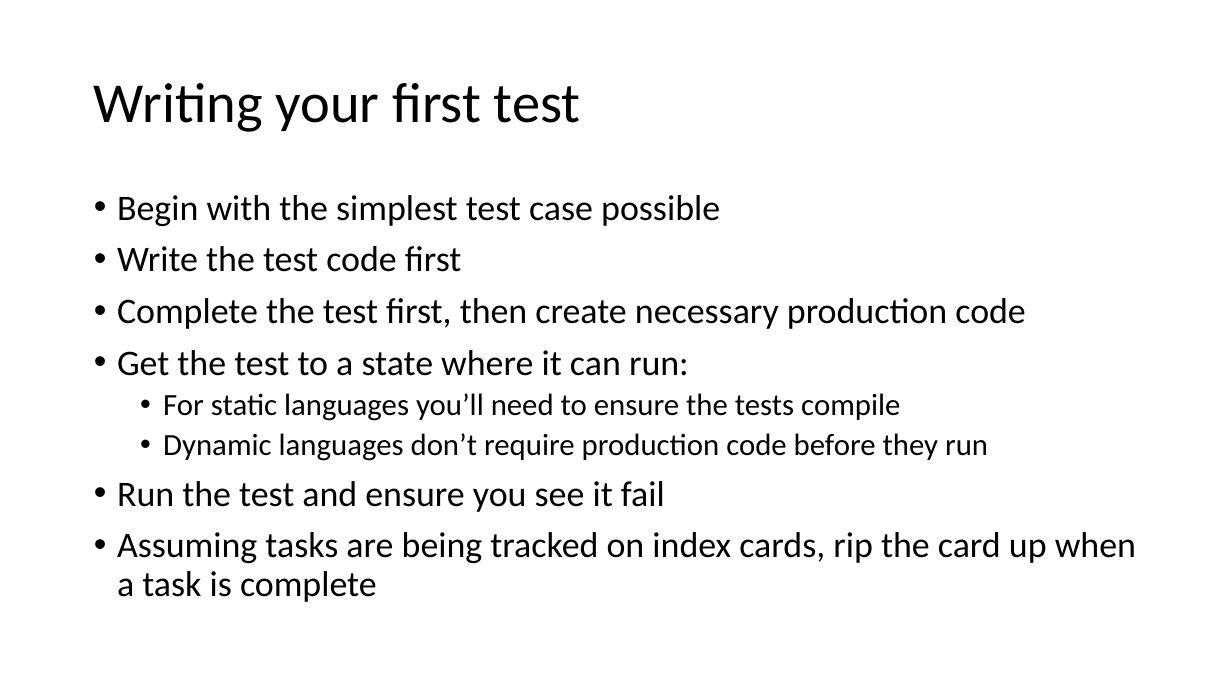
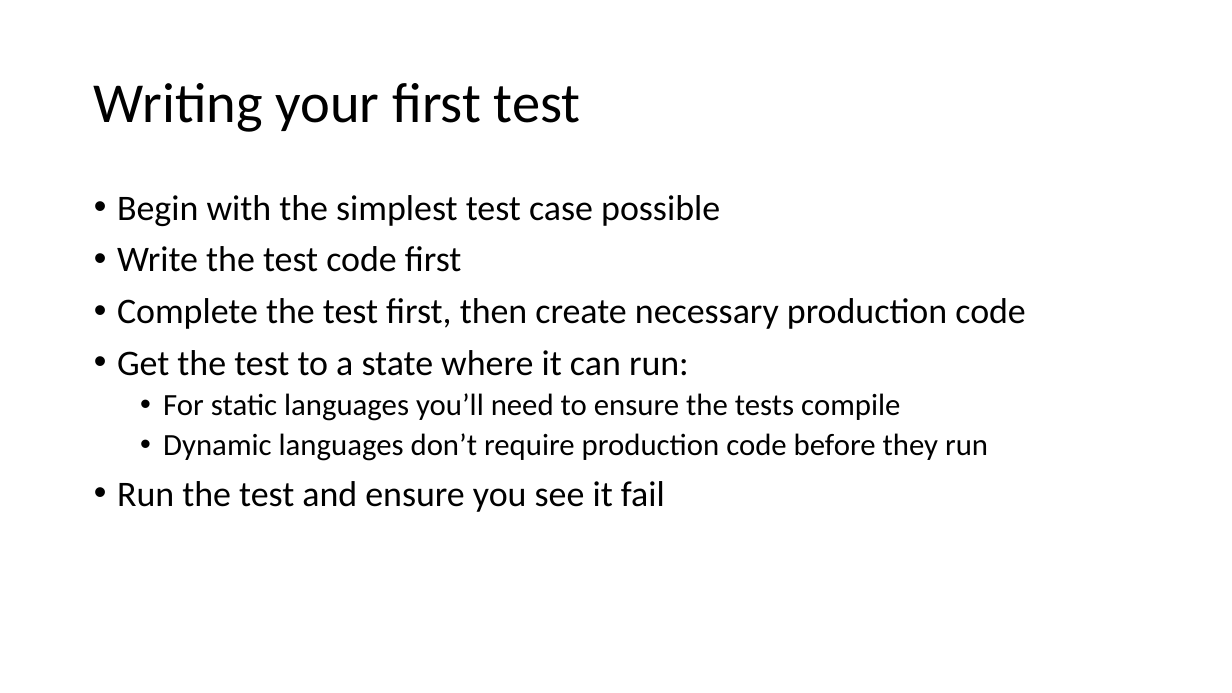
Before and after one commit to LlanddewiLovesYou/TDD_Darts, a slide deck: slide 4 of curriculum.pptx (slide 3 before the commit). Drawn at 1232x693 pixels with LibreOffice and Linux fonts; fonts in the diff are those of the drawing. Boxes give left, top, right and bottom in pixels: in the first picture for what was removed or moved away, otherwise in the second. Text is boxed around its words. In the diff, an @@ line names an element or a change of style, - is before the commit and + after.

```diff
--- a/curriculum.pptx
+++ b/curriculum.pptx
@@ text at <box>117,532,1136,602</box>: paragraph removed @@
-• Assuming tasks are being tracked on index cards, rip the card up when a task is complete
```
Also in this commit, not shown: 1 other slide changed, 4 slides added, 2 other files.
